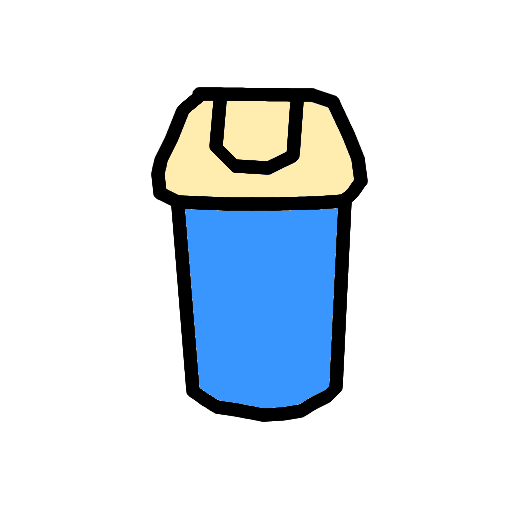
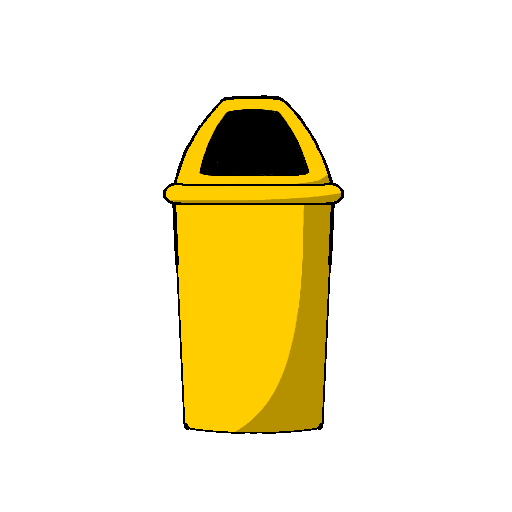
Layer changes from the first 512px x 512px image to the second:
added layer "back #1" above "back" over [163, 95, 344, 434]
hid "Tło" over [151, 87, 368, 422]
